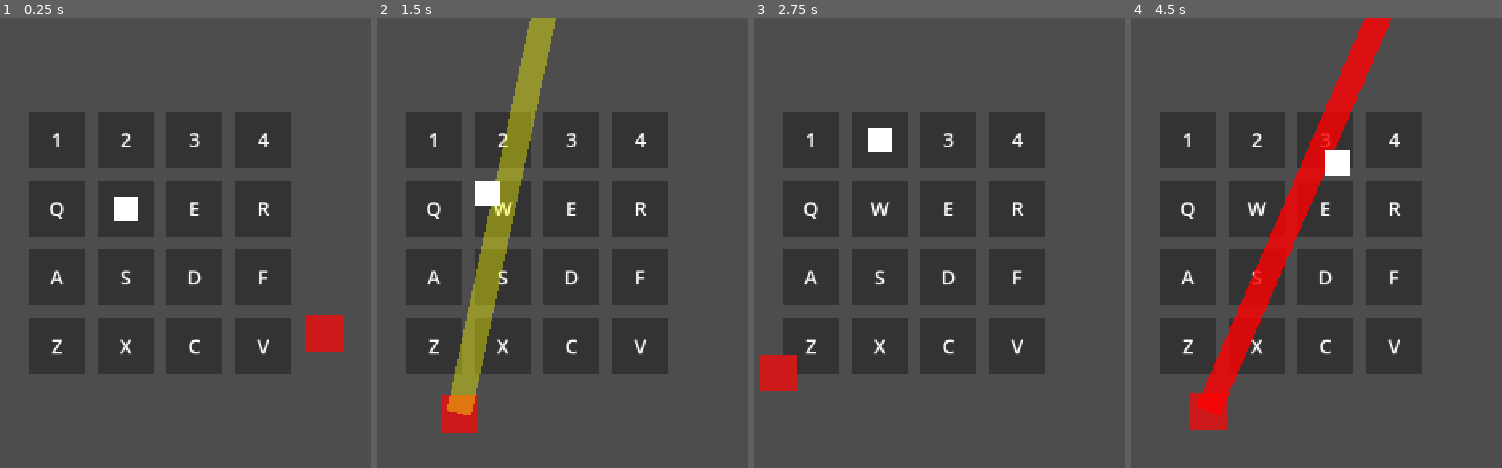
Above: before the commit, frames 1-4 (left to right).
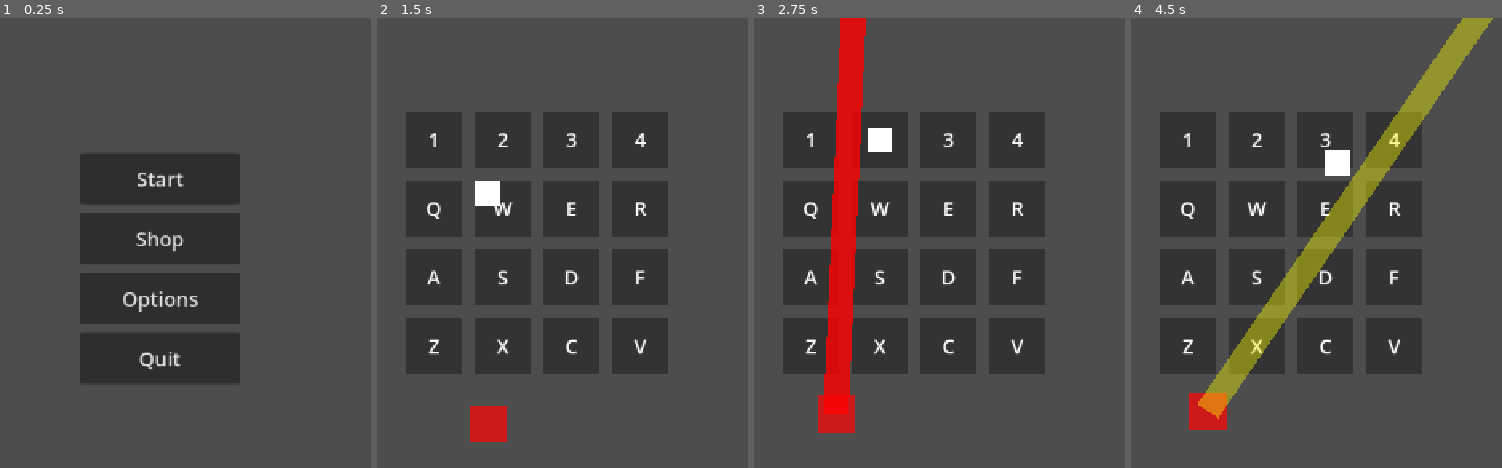
Above: after the commit, the same moments.

Repository: jcote04/CS780Game
Game: Godot game, scene res://scenes/main/main_menu.tscn
The game is run twice, just before and just after one commit, with the same random seed, the same clock (stepped at 60 frames per second) and the same inputs. Before the commit the project starts from res://scenes/main/main.tscn.
Inputs (mouse positions are in pixels of both pictures, inside the frame that each line leads up to):
- Up to frame 1 (0.25 s): no input
- Up to frame 2 (1.5 s): click (536, 180) at 0.5 s, where only the run after the commit has a clickable "Start"; tap Enter at 1.25 s; hold D from 1.28 s (still down); tap 1 at 1.35 s
- Up to frame 3 (2.75 s): release D at 2.03 s; hold S from 2.03 s (still down); tap 2 at 2.1 s
- Up to frame 4 (4.5 s): release S at 2.78 s; hold D 2.78-3.53 s; tap 3 at 2.85 s; hold W 3.53-4.28 s; tap 4 at 3.6 s; hold A from 4.28 s (still down); tap Q at 4.35 s

The runs differ from the first frame. In frame 1, 28% of the frame differs, in the area x 7-93%, y 20-82%; in frame 2, 7.1%; in frame 3, 7.3%; in frame 4, 13%.

Commit message:
added hitbox and player health stat

Diff:
--- a/project.godot
+++ b/project.godot
@@ -11,7 +11,7 @@
 [application]
 
 config/name="CS780Game"
-run/main_scene="uid://b7p8b7jhc5vls"
+run/main_scene="uid://cmhugeq74naru"
 config/features=PackedStringArray("4.6", "Forward Plus")
 config/icon="res://icon.svg"
 
--- a/scenes/main/main.tscn
+++ b/scenes/main/main.tscn
@@ -6,6 +6,9 @@
 
 [sub_resource type="RectangleShape2D" id="RectangleShape2D_k2fmo"]
 size = Vector2(41, 38.5)
+
+[sub_resource type="RectangleShape2D" id="RectangleShape2D_l3cfh"]
+size = Vector2(41, 40)
 
 [node name="Main" type="Node2D" unique_id=921002367]
 
@@ -26,6 +29,13 @@
 [node name="CollisionShape2D" type="CollisionShape2D" parent="Player" unique_id=875924440]
 shape = SubResource("RectangleShape2D_k2fmo")
 
+[node name="Hurtbox" type="Area2D" parent="Player" unique_id=127518730]
+collision_layer = 2
+collision_mask = 8
+
+[node name="CollisionShape2D" type="CollisionShape2D" parent="Player/Hurtbox" unique_id=1437187042]
+shape = SubResource("RectangleShape2D_l3cfh")
+
 [node name="Boss" type="Node2D" parent="." unique_id=1362549979]
 script = ExtResource("3_k2fmo")
 player = NodePath("../Player")
--- a/scripts/enemies/Boss/boss.gd
+++ b/scripts/enemies/Boss/boss.gd
@@ -29,6 +29,12 @@
 @export var blink_time := 0.2
 @export var quadrant_disabled := false
 
+@export var contact_damage := 1
+@export var charge_hit_radius := 45.0
+
+var laser_has_hit := false
+var charge_has_hit := false
+
 var player_node
 var grid_node
 var attack_rect: ColorRect
@@ -125,6 +131,10 @@
 						boss_visual.color = Color(1.0, 0.4, 0.2)
 
 		"attack":
+			if !laser_has_hit and is_player_in_laser():
+				player_node.take_damage(contact_damage)
+				laser_has_hit = true
+
 			timer -= delta
 			if timer <= 0:
 				attack_rect.visible = false
@@ -135,10 +145,13 @@
 			timer -= delta
 			global_position += charge_dir * charge_speed * delta
 
+			if !charge_has_hit and global_position.distance_to(player_node.global_position) <= charge_hit_radius:
+				player_node.take_damage(contact_damage)
+				charge_has_hit = true
+
 			if timer <= 0:
 				boss_visual.color = Color(0.8, 0.1, 0.1)
 
-				# Return smoothly to orbit instead of snapping
 				angle = (global_position - grid_center).angle()
 				return_target = grid_center + Vector2(cos(angle), sin(angle)) * orbit_radius
 				state = "return"
@@ -151,9 +164,20 @@
 				state = "idle"
 				timer = idle_duration
 
+func is_player_in_laser() -> bool:
+	var dir = (locked_player_pos - global_position).normalized()
+	var to_player = player_node.global_position - global_position
+
+	var forward_dist = to_player.dot(dir)
+	var side_dist = abs(to_player.dot(dir.orthogonal()))
+
+	return forward_dist >= 0.0 \
+		and forward_dist <= attack_length \
+		and side_dist <= attack_width * 0.5
 
 func start_laser_warning():
 	attack_type = "laser"
+	laser_has_hit = false
 	state = "warn"
 	blink_count = 0
 	timer = blink_duration
@@ -163,6 +187,7 @@
 
 func start_charge_warning():
 	attack_type = "charge"
+	charge_has_hit = false
 	locked_player_pos = player_node.global_position
 	charge_dir = (locked_player_pos - global_position).normalized()
 	state = "charge"
--- a/scripts/player/player.gd
+++ b/scripts/player/player.gd
@@ -2,11 +2,17 @@
 
 @export var grid_node: NodePath
 @export var move_speed := 500.0
+@export var max_health := 5
+@export var invincible_time := 0.4
 
 var grid_positions = []
 var current_index = 5
 var target_position: Vector2
 var moving := false
+
+var health := 0
+var invincible := false
+var invincible_timer := 0.0
 
 var key_map = {
 	KEY_1: 0, KEY_2: 1, KEY_3: 2, KEY_4: 3,
@@ -15,14 +21,21 @@
 	KEY_Z: 12, KEY_X: 13, KEY_C: 14, KEY_V: 15
 }
 
+@onready var hurtbox: Area2D = $Hurtbox
+
 func _ready():
 	z_index = 1
+	health = max_health
+
 	var grid = get_node(grid_node)
 	for child in grid.get_children():
 		grid_positions.append(child.global_position + child.size / 2)
 
-	position = grid_positions[current_index]
-	target_position = position
+	global_position = grid_positions[current_index]
+	target_position = global_position
+
+	hurtbox.area_entered.connect(_on_hurtbox_area_entered)
+	hurtbox.body_entered.connect(_on_hurtbox_body_entered)
 
 
 func _input(event):
@@ -33,14 +46,49 @@
 			moving = true
 
 
-func _physics_process(_delta):
+func _physics_process(delta):
+	if invincible:
+		invincible_timer -= delta
+		if invincible_timer <= 0:
+			invincible = false
+
 	if moving:
-		var direction = (target_position - position).normalized()
+		var direction = (target_position - global_position).normalized()
 		velocity = direction * move_speed
 		move_and_slide()
 
-		# Stop when close enough
-		if position.distance_to(target_position) < 5:
-			position = target_position
+		if global_position.distance_to(target_position) < 5:
+			global_position = target_position
 			velocity = Vector2.ZERO
 			moving = false
+	else:
+		velocity = Vector2.ZERO
+
+
+func take_damage(amount: int):
+	if invincible:
+		return
+
+	health -= amount
+	invincible = true
+	invincible_timer = invincible_time
+
+	print("Player HP: ", health)
+
+	if health <= 0:
+		die()
+
+
+func die():
+	print("Player died")
+	queue_free()
+
+
+func _on_hurtbox_area_entered(area: Area2D):
+	if area.is_in_group("enemy_attack"):
+		take_damage(1)
+
+
+func _on_hurtbox_body_entered(body: Node):
+	if body.is_in_group("enemy"):
+		take_damage(1)
